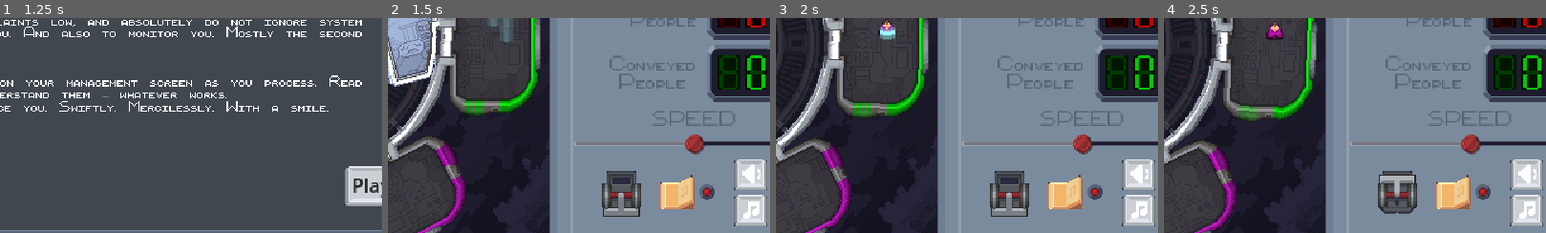
Above: before the commit, frames 1-4 (left to right).
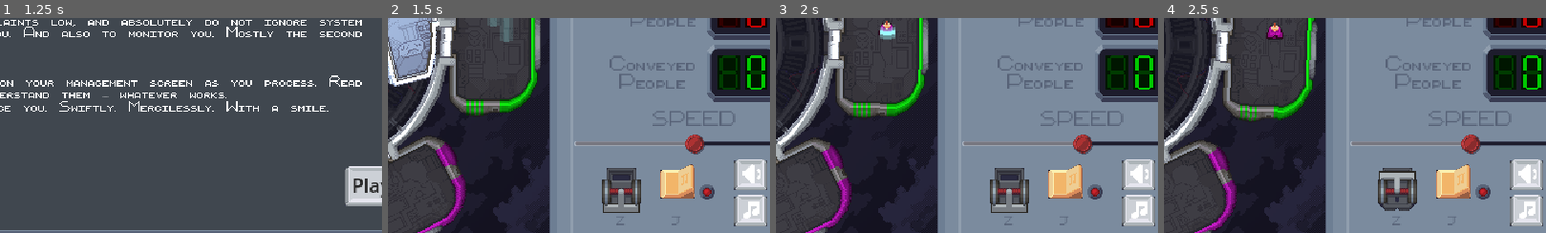
Above: after the commit, the same moments.

Repository: tehelka-gamedev/gmtk-2025
Game: Godot game, scene res://ui/main_menu/main_menu.tscn
The game is run twice, just before and just after one commit, with the same random seed, the same clock (stepped at 60 frames per second) and the same inputs. Sound files missing from this copy of the repository are replaced by a short silence.
Inputs (mouse positions are % of the whole screen's width and height, from its top left; square brackets give the same spot before the commit, where the layout moved):
- Up to frame 1 (1.25 s): click "Play" at 0.5 s
- Up to frame 2 (1.5 s): click "Play" at 1.25 s
- Up to frame 3 (2 s): no input
- Up to frame 4 (2.5 s): click (71, 84) [71, 85] at 2 s
The pictures show only the part of the screen within x 41-91%, y 44-94%; the shares and areas given below are measured in that part.

Frame 1 is identical in both runs. In frame 2, 2.5% of the frame differs, in the area x 56-81%, y 68-97%; in frame 3, 2.5%; in frame 4, 2.5%.

Commit message:
add key for jingle and elevator toggle on/off

Diff:
--- a/godot/default_bus_layout.tres
+++ b/godot/default_bus_layout.tres
@@ -5,7 +5,7 @@
 bus/1/solo = false
 bus/1/mute = false
 bus/1/bypass_fx = false
-bus/1/volume_db = 0.0
+bus/1/volume_db = -3.09804
 bus/1/send = &"Master"
 bus/2/name = &"SE"
 bus/2/solo = false
--- a/godot/ui/control_panel.tscn
+++ b/godot/ui/control_panel.tscn
@@ -21,7 +21,7 @@
 script = ExtResource("1_t8mf3")
 angry_npc_digit_display = NodePath("VBoxContainer2/NPCStatsLines/GridContainer/AngryNPCDigitDisplay")
 conveyed_npc_digit_display = NodePath("VBoxContainer2/NPCStatsLines/GridContainer/ConveyedNPCDigitDisplay")
-elevator_movement_lever = NodePath("VBoxContainer2/VBoxContainer/MarginContainer/HBoxContainer/ElevatorMovementLever")
+elevator_movement_lever = NodePath("VBoxContainer2/VBoxContainer/MarginContainer/HBoxContainer/VBoxContainer2/ElevatorMovementLever")
 speed_slider = NodePath("VBoxContainer2/VBoxContainer/VBoxContainer/SpeedSlider")
 
 [node name="VBoxContainer2" type="VBoxContainer" parent="."]
@@ -72,7 +72,11 @@
 [node name="VBoxContainer" type="VBoxContainer" parent="VBoxContainer2/VBoxContainer"]
 layout_mode = 2
 
-[node name="SpeedLabel" type="Label" parent="VBoxContainer2/VBoxContainer/VBoxContainer"]
+[node name="HBoxContainer" type="HBoxContainer" parent="VBoxContainer2/VBoxContainer/VBoxContainer"]
+layout_mode = 2
+alignment = 1
+
+[node name="SpeedLabel" type="Label" parent="VBoxContainer2/VBoxContainer/VBoxContainer/HBoxContainer"]
 unique_name_in_owner = true
 layout_mode = 2
 theme_type_variation = &"MetalLabel"
@@ -94,11 +98,23 @@
 theme_override_constants/separation = 16
 alignment = 1
 
-[node name="ElevatorMovementLever" type="CheckButton" parent="VBoxContainer2/VBoxContainer/MarginContainer/HBoxContainer"]
+[node name="VBoxContainer2" type="VBoxContainer" parent="VBoxContainer2/VBoxContainer/MarginContainer/HBoxContainer"]
+layout_mode = 2
+theme_override_constants/separation = -3
+
+[node name="ElevatorMovementLever" type="CheckButton" parent="VBoxContainer2/VBoxContainer/MarginContainer/HBoxContainer/VBoxContainer2"]
 layout_mode = 2
 size_flags_horizontal = 4
 focus_mode = 0
 theme_type_variation = &"Lever"
+
+[node name="Shortcut" type="Label" parent="VBoxContainer2/VBoxContainer/MarginContainer/HBoxContainer/VBoxContainer2"]
+layout_mode = 2
+theme_type_variation = &"MetalLabel"
+theme_override_font_sizes/font_size = 4
+text = "Z"
+horizontal_alignment = 1
+vertical_alignment = 1
 
 [node name="Jinglebutton" parent="VBoxContainer2/VBoxContainer/MarginContainer/HBoxContainer" instance=ExtResource("4_wqfgl")]
 layout_mode = 2
@@ -113,3 +129,5 @@
 layout_mode = 2
 
 [connection signal="value_changed" from="VBoxContainer2/VBoxContainer/VBoxContainer/SpeedSlider" to="." method="_on_h_slider_value_changed"]
+
+[editable path="VBoxContainer2/VBoxContainer/MarginContainer/HBoxContainer/Jinglebutton"]
--- a/godot/ui/control_panel/jinglebutton.tscn
+++ b/godot/ui/control_panel/jinglebutton.tscn
@@ -5,13 +5,27 @@
 
 [node name="Jinglebutton" type="HBoxContainer" node_paths=PackedStringArray("check_button", "small_light")]
 script = ExtResource("1_4c0je")
-check_button = NodePath("JingleCheckButton")
+check_button = NodePath("VBoxContainer/JingleCheckButton")
 small_light = NodePath("SmallLight")
 
-[node name="JingleCheckButton" type="CheckButton" parent="."]
+[node name="VBoxContainer" type="VBoxContainer" parent="."]
 layout_mode = 2
+theme_override_constants/separation = -3
+
+[node name="JingleCheckButton" type="CheckButton" parent="VBoxContainer"]
+layout_mode = 2
+size_flags_vertical = 10
 focus_mode = 0
 theme_type_variation = &"JingleButton"
 
+[node name="Shortcut2" type="Label" parent="VBoxContainer"]
+layout_mode = 2
+size_flags_vertical = 10
+theme_type_variation = &"MetalLabel"
+theme_override_font_sizes/font_size = 4
+text = "J"
+horizontal_alignment = 1
+vertical_alignment = 1
+
 [node name="SmallLight" parent="." instance=ExtResource("1_3dqqu")]
 layout_mode = 2
